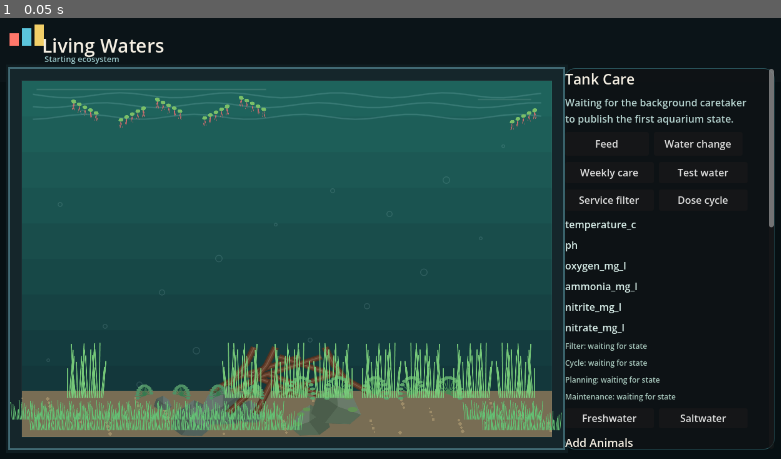
Above: before the commit, frame 1.
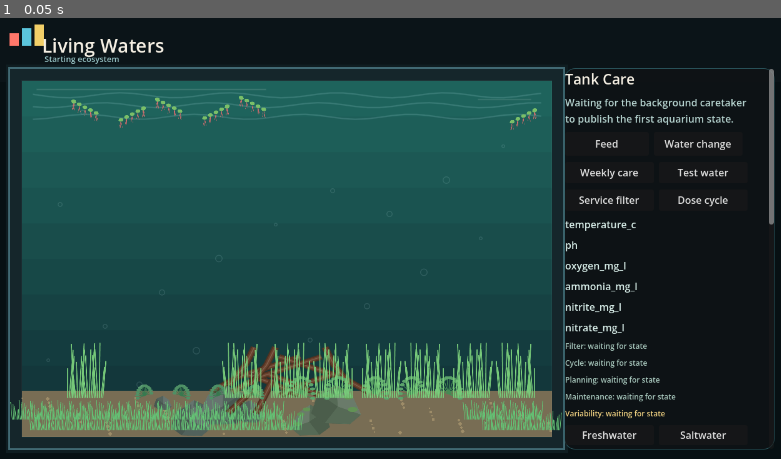
Above: after the commit, the same moment.

Repository: EgeDorukDeveci/living-waters
Game: Godot game, scene res://scenes/main.tscn
The game is run twice, just before and just after one commit, with the same random seed, the same clock (stepped at 60 frames per second) and the same inputs.
Inputs:
- Up to frame 1 (0.05 s): no input

The runs differ from the first frame. In frame 1, 0.4% of the frame differs, in the area x 72-100%, y 46-98%.

Commit message:
Add stochastic aquarium realism

Diff:
--- a/scripts/Main.gd
+++ b/scripts/Main.gd
@@ -34,6 +34,7 @@
 var cycle_label: Label
 var planning_label: Label
 var maintenance_label: Label
+var randomness_label: Label
 var tool_label: Label
 var title_label: Label
 var animal_ids: Array = []
@@ -317,6 +318,13 @@
 	maintenance_label.add_theme_font_size_override("font_size", 12)
 	maintenance_label.add_theme_color_override("font_color", Color("#a8c8bd"))
 	panel.add_child(maintenance_label)
+
+	randomness_label = Label.new()
+	randomness_label.text = "Variability: waiting for state"
+	randomness_label.autowrap_mode = TextServer.AUTOWRAP_WORD_SMART
+	randomness_label.add_theme_font_size_override("font_size", 12)
+	randomness_label.add_theme_color_override("font_color", Color("#f2d382"))
+	panel.add_child(randomness_label)
 
 	var system_row := HBoxContainer.new()
 	system_row.add_theme_constant_override("separation", 8)
@@ -1192,6 +1200,12 @@
 		var maintenance = state.get("maintenance", {})
 		var maint_issues: Array = maintenance.get("issues", [])
 		maintenance_label.text = "Maintenance: %s" % ("ok" if maint_issues.is_empty() else maint_issues[0].get("title", "attention needed"))
+	if randomness_label:
+		var randomness = state.get("randomness", {})
+		randomness_label.text = "Variability: %.0f%% - %s" % [
+			float(randomness.get("noise", 0.12)) * 100.0,
+			str(randomness.get("latest", "No recent ecosystem surprises."))
+		]
 	animal_list.clear()
 	animal_ids.clear()
 	for animal in state.get("animals", []):
@@ -1205,6 +1219,8 @@
 		var welfare_reasons: Array = animal.get("welfare_reasons", [])
 		if welfare_reasons.size() > 0 and alive:
 			line += " - %s" % welfare_reasons[0]
+		if str(animal.get("disease", "")) != "" and alive:
+			line += " - %s" % animal.get("disease", "")
 		if not alive:
 			line = "%s - died: %s" % [animal.get("name", "animal"), animal.get("cause_of_death", "unknown")]
 		animal_list.add_item(line)
Not shown, changed: background/simulation.py
Not shown, changed: tests/run_tests.py
